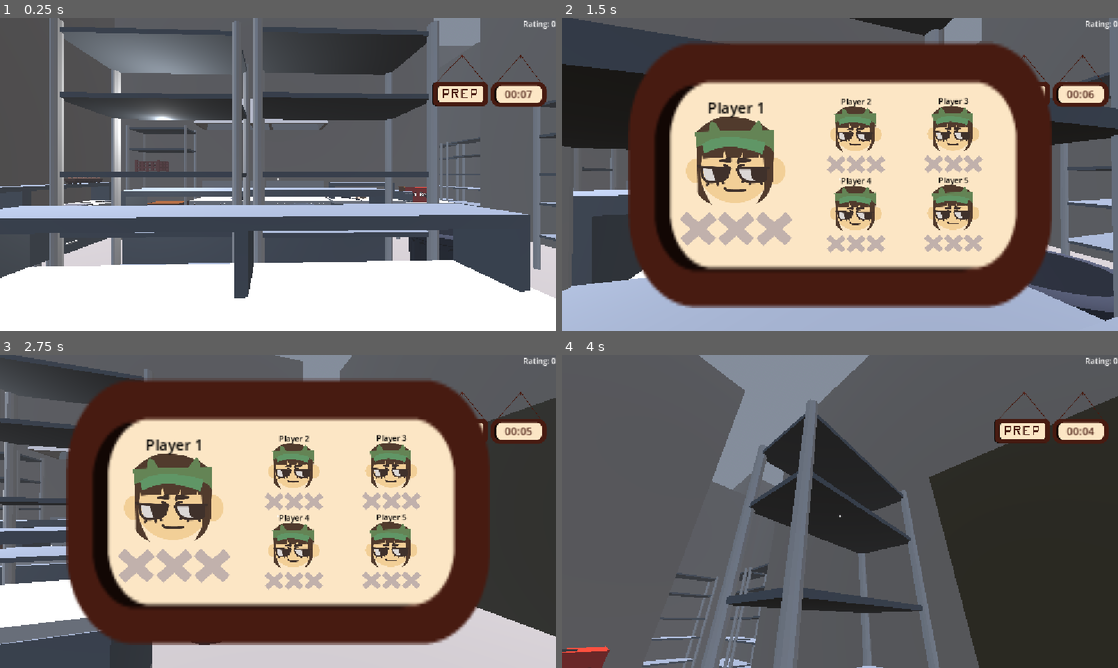
Above: before the commit, frames 1-4 (two rows, left to right).
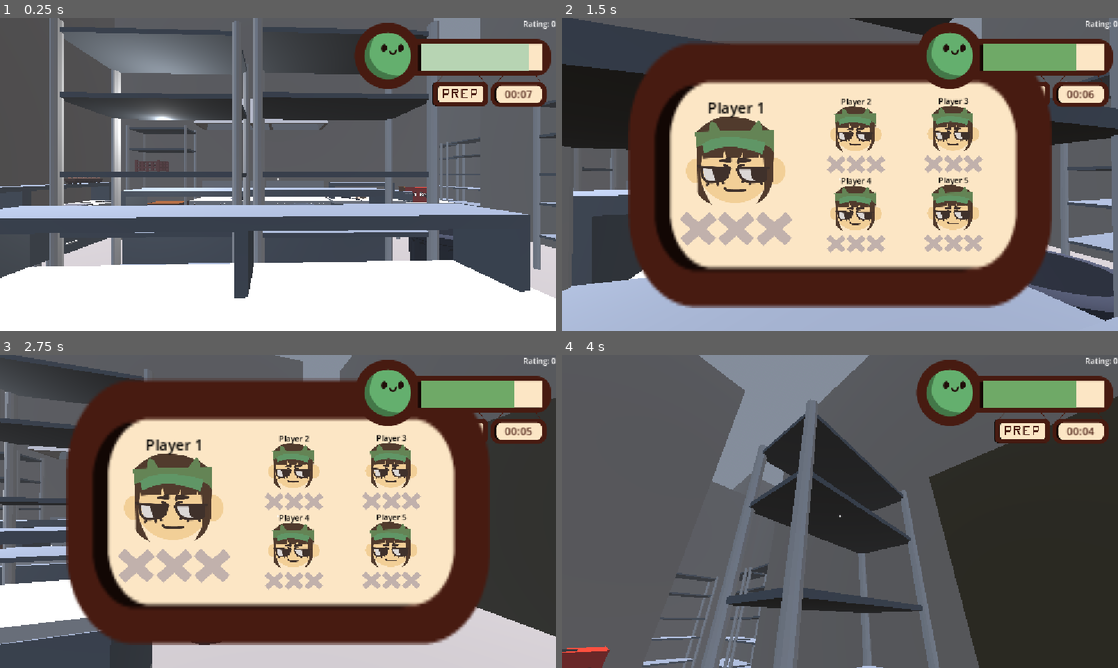
Above: after the commit, the same moments.

Repository: AlexLietha/Slacker
Game: Godot game, scene res://Scenes/FunctionalKitchen.tscn
Two runs of this game, one before a commit and one after it. Both use one fixed random seed, a clock stepped at 60 frames per second and the inputs below.
Inputs (mouse positions are in pixels of both pictures, inside the frame that each line leads up to):
- Up to frame 1 (0.25 s): no input
- Up to frame 2 (1.5 s): tap Enter (ui_accept) at 0.5, 0.77 s; move the mouse to (867, 174) at 0.52 s; hold W (moveForward) 0.53-1.28 s; tap E (Click e) at 0.6 s; move the mouse to (728, 190) at 1.27 s; hold S (moveBack) from 1.28 s (still down); right-click (728, 190) at 1.35 s
- Up to frame 3 (2.75 s): tap Enter (ui_accept) at 1.52 s; move the mouse to (333, 442) at 2.02 s; release S (moveBack) at 2.03 s; hold D (moveRight) from 2.03 s (still down); tap ` (reassignRoles) at 2.1 s
- Up to frame 4 (4 s): move the mouse to (812, 574) at 2.77 s; release D (moveRight) at 2.78 s; hold W (moveForward) from 2.78 s (still down); tap E (Click e) at 2.85 s; tap Enter (ui_accept) at 3.02, 3.77 s; move the mouse to (878, 514) at 3.52 s; right-click (878, 514) at 3.6 s

The runs differ from the first frame. In frame 1, 4.7% of the frame differs, in the area x 63-100%, y 1-23%; in frame 2, 4.1%; in frame 3, 4.1%; in frame 4, 4.7%.

Commit message:
Fixed missing UI on Riley's branch (which should fix main)

Diff:
--- a/slacker/Scenes/player.tscn
+++ b/slacker/Scenes/player.tscn
@@ -3,6 +3,7 @@
 [ext_resource type="Script" uid="uid://j5kxh4tou35y" path="res://Scripts/interaction.gd" id="1_3vyb7"]
 [ext_resource type="Script" uid="uid://dqpaw7ty68pbe" path="res://Scripts/playerMovement.gd" id="1_g2els"]
 [ext_resource type="Script" uid="uid://3i2b3c7mfewl" path="res://Scripts/Orders/UI/order_list.gd" id="3_6t5aa"]
+[ext_resource type="Texture2D" uid="uid://dwexlgu75s2hg" path="res://UI/Satisfaction Rating/sad_bar_v1.png" id="4_fkybt"]
 [ext_resource type="Script" uid="uid://dxlxaqlecxydr" path="res://Scripts/Orders/UI/CustomerSatisfactionUI.gd" id="4_vgqql"]
 [ext_resource type="PackedScene" uid="uid://nsk45ymwt1wc" path="res://UI/VotingUI.tscn" id="5_fkybt"]
 
@@ -12,6 +13,12 @@
 
 [sub_resource type="CylinderMesh" id="CylinderMesh_fkybt"]
 height = 1.5333862
+
+[sub_resource type="Gradient" id="Gradient_fkybt"]
+offsets = PackedFloat32Array(0, 0.3, 0.8, 1)
+colors = PackedColorArray(0.80784315, 0.45490196, 0.14117648, 1, 0.80784315, 0.45490196, 0.14117648, 1, 0.39215687, 0.6862745, 0.43137255, 1, 0.39215687, 0.6862745, 0.43137255, 1)
+metadata/_snap_enabled = true
+metadata/_snap_count = 100
 
 [node name="Player" type="CharacterBody3D" unique_id=1090027167 node_paths=PackedStringArray("interactionRayCast", "grabbedItem")]
 transform = Transform3D(3.5, 0, 0, 0, 3.5, 0, 0, 0, 3.5, 0, 0, 0)
@@ -70,7 +77,29 @@
 offset_bottom = 23.0
 grow_horizontal = 0
 text = "Rating: 0"
+
+[node name="BoxContainer" type="BoxContainer" parent="UI" unique_id=829327521]
+offset_right = 40.0
+offset_bottom = 40.0
+metadata/_edit_use_anchors_ = true
+
+[node name="EmptyBarV1" type="Sprite2D" parent="UI" unique_id=1853725782]
+position = Vector2(938, 78.5)
+texture = ExtResource("4_fkybt")
+
+[node name="ColorRect" type="ColorRect" parent="UI" unique_id=1595570702 node_paths=PackedStringArray("barSprite")]
+anchors_preset = 1
+anchor_left = 1.0
+anchor_right = 1.0
+offset_left = -279.0
+offset_top = 54.0
+offset_right = -23.0
+offset_bottom = 109.0
+grow_horizontal = 0
 script = ExtResource("4_vgqql")
+gradient = SubResource("Gradient_fkybt")
+barSprite = NodePath("../EmptyBarV1")
+metadata/_edit_use_anchors_ = true
 
 [node name="GrabbedObjectPosition" type="Node3D" parent="." unique_id=1229670346]
 transform = Transform3D(1, 0, 0, 0, 1, 0, 0, 0, 1, 0, 0.46514714, -0.45139253)
